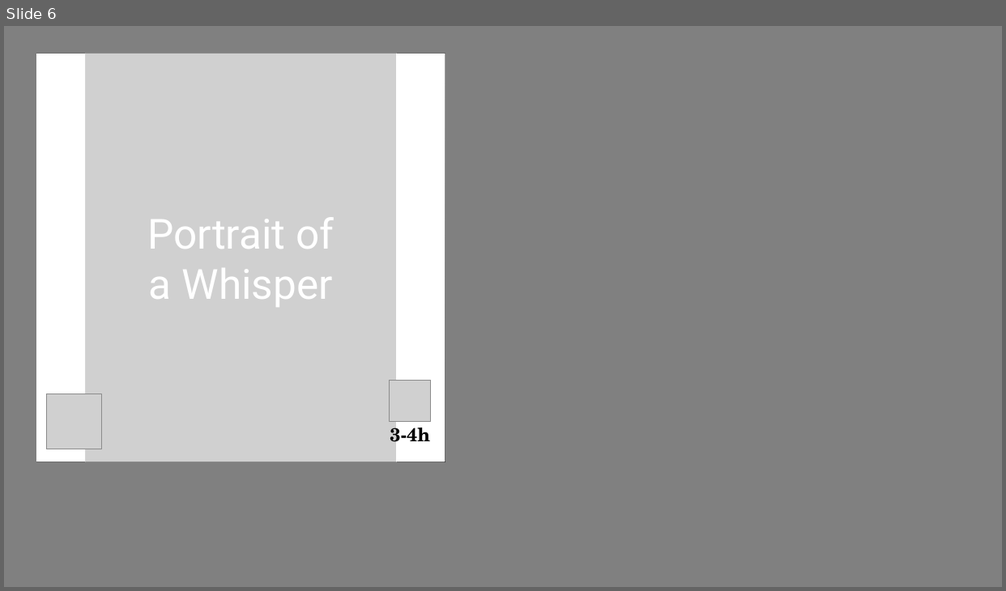
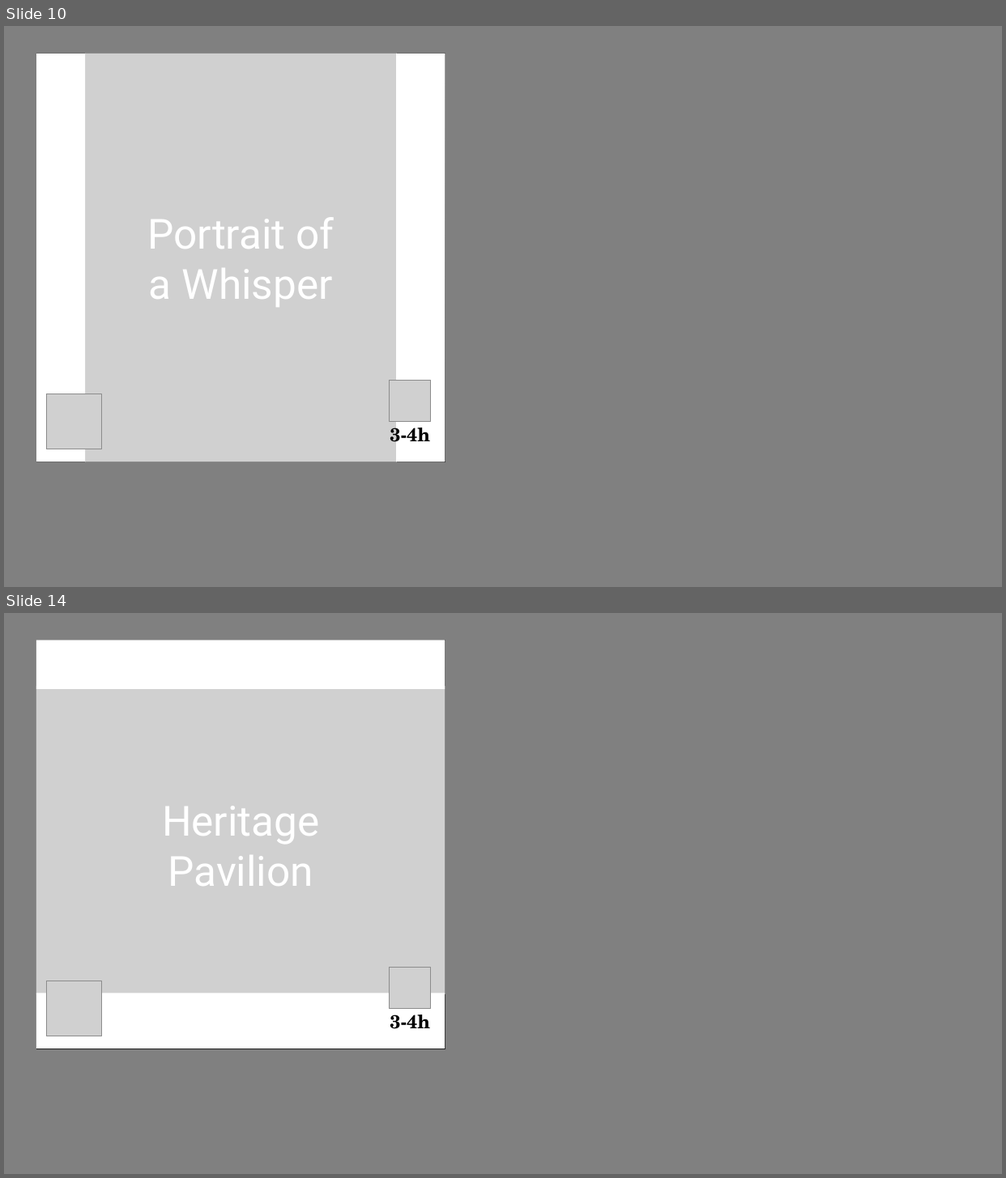
Before and after one commit to olinkirkland/scribbles, a slide deck: public/data/_work-in-progress/_share/cover-images.pptx. Shown one above the other, each under a label of ours: slide 6 before the commit, slides 10 and 14 after it; the slides between them are not shown. The pictures are 1006x591 and 1006x1178 pixels, drawn with LibreOffice and Linux fonts; fonts in the diff are those of the drawing; grey boxes stand for pictures. Boxes give left, top, right and bottom in pixels: in the first picture for what was removed or moved away, otherwise in the second. Text is boxed around its words. In the diff, an @@ line names an element or a change of style, - is before the commit and + after.

```diff
--- a/public/data/_work-in-progress/_share/cover-images.pptx
+++ b/public/data/_work-in-progress/_share/cover-images.pptx
@@ slide 14 added at <box>4,613,1002,1174</box>, background #808080 @@
@@ picture added at <box>36,641,445,1050</box> @@
@@ rectangle added at <box>36,641,445,1050</box>, fill gradient #000000 @@
@@ rectangle added at <box>36,640,445,688</box>, fill #FFFFFF @@
@@ picture added at <box>36,687,445,995</box> @@
@@ text added at <box>162,806,319,886</box>, 40 pt, text #FFFFFF @@
+Heritage Pavilion
@@ picture added at <box>390,967,431,1008</box> @@
@@ rectangle added at <box>36,994,445,1049</box>, fill #FFFFFF @@
@@ picture added at <box>47,982,102,1037</box> @@
@@ text added at <box>390,1015,430,1029</box>, 18 pt, text #000000, bold @@
+3-4h
@@ what was slide 6 is now slide 10 @@
```
Also in this commit, not shown: 16 other slides added, 6 other files.
